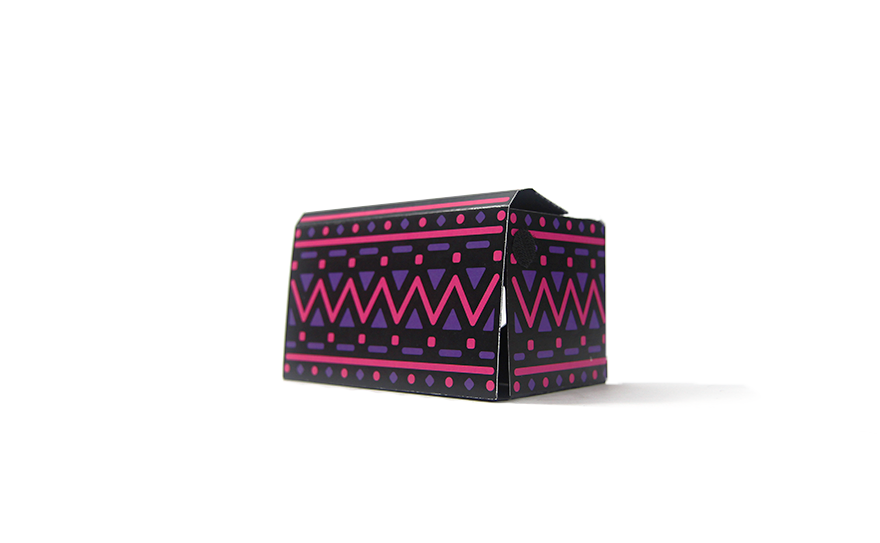
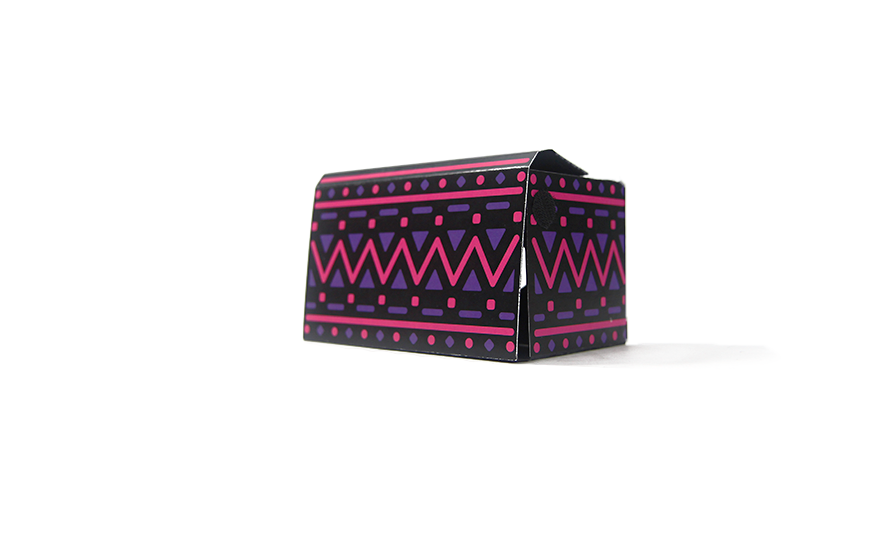
Layer changes from the first w=880, h=543 image to the second:
added layer "Layer 1 copy" above "Background copy" over [301, 149, 776, 395]
hid "Layer 1" over [281, 159, 776, 407]
hid "Background" over [281, 149, 776, 407]
